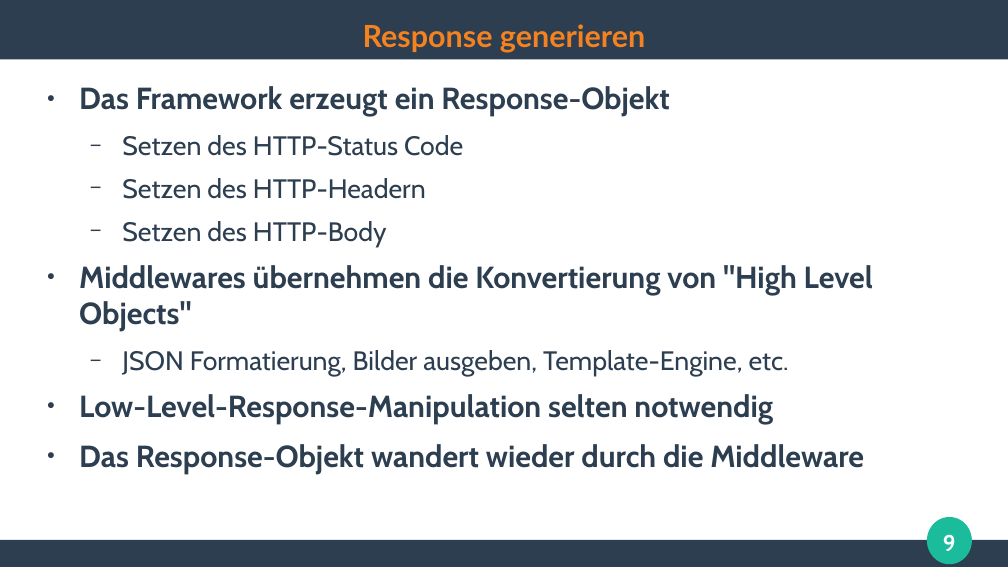
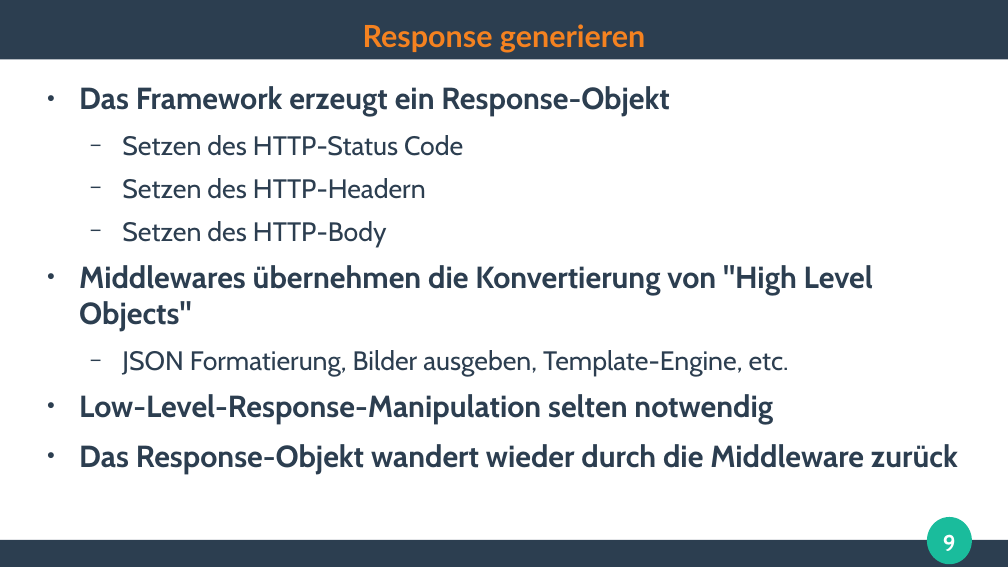
Before and after one commit to ghandmann/HS-AlbSig-WebAnwendungen2, a slide deck: slide 9 of Kapitel/03_WebFrameworks_1x1.odp. Drawn at 1008x567 pixels with LibreOffice and Linux fonts; fonts in the diff are those of the drawing. Boxes give left, top, right and bottom in pixels: in the first picture for what was removed or moved away, otherwise in the second. Text is boxed around its words. In the diff, an @@ line names an element or a change of style, - is before the commit and + after.

```diff
--- a/Kapitel/03_WebFrameworks_1x1.odp
+++ b/Kapitel/03_WebFrameworks_1x1.odp
@@ text at (79,444,958,474): text changed @@
-● Das Response-Objekt wandert wieder durch die Middleware
+● Das Response-Objekt wandert wieder durch die Middleware zurück
```
Also in this commit, not shown: 3 other slides changed, 1 slide removed, 1 other file.
